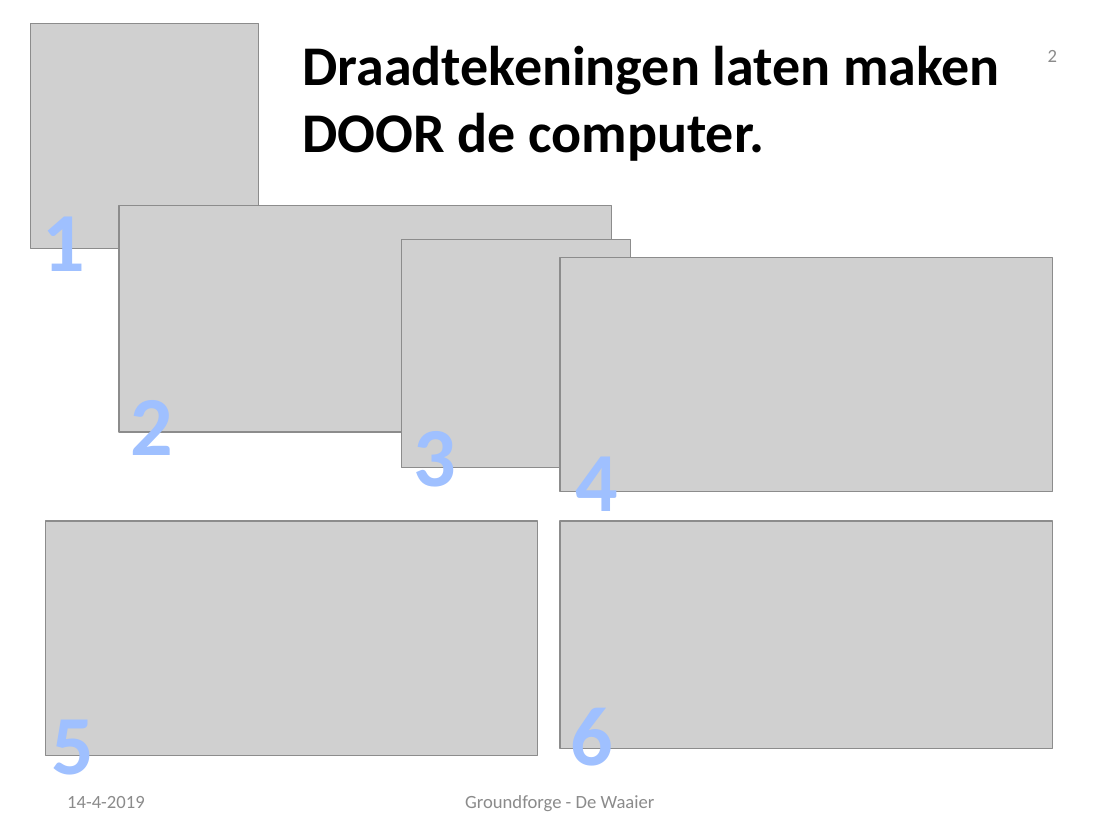
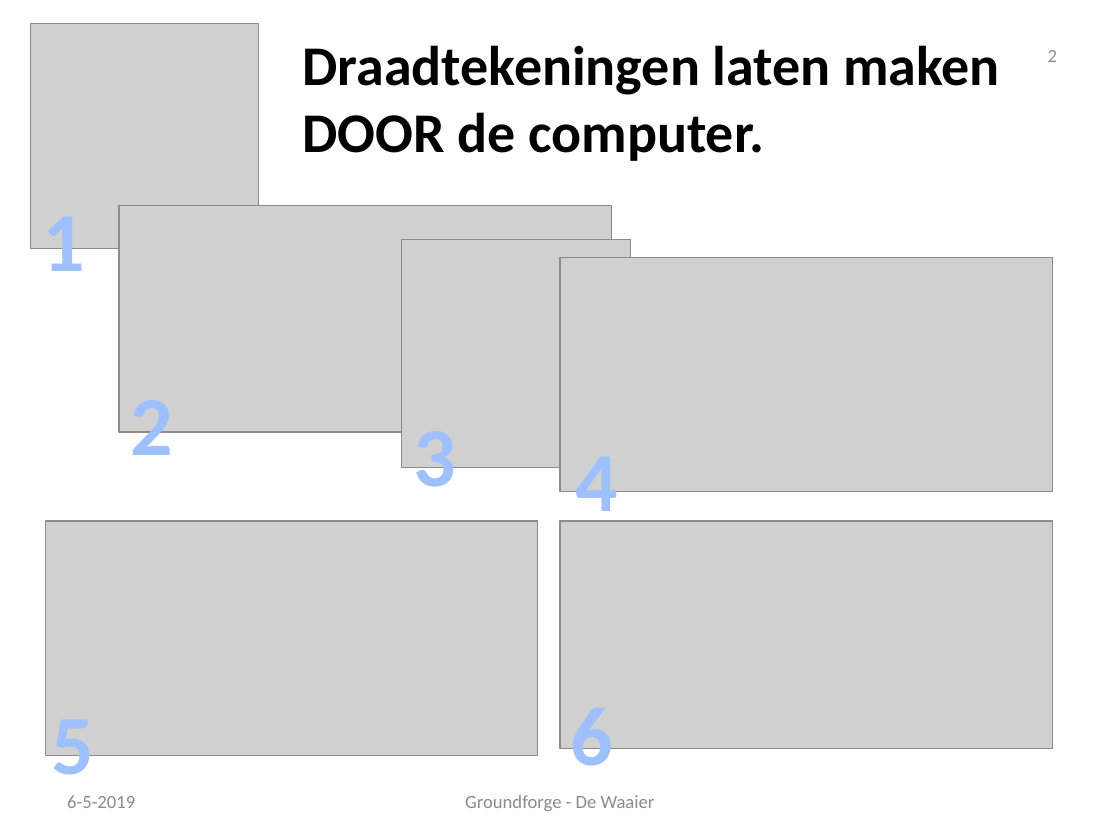
Before and after one commit to d-bl/GroundForge-help, a slide deck: slide 2 of docs/help/NL.pptx. Drawn at 1120x840 pixels with LibreOffice and Linux fonts; fonts in the diff are those of the drawing; grey boxes stand for pictures; background and template pictures are left out. Boxes give left, top, right and bottom in pixels: in the first picture for what was removed or moved away, otherwise in the second. Text is boxed around its words. In the diff, an @@ line names an element or a change of style, - is before the commit and + after.

```diff
--- a/docs/help/NL.pptx
+++ b/docs/help/NL.pptx
@@ text at <box>67,795,135,808</box>: text changed @@
-14-4-2019
+6-5-2019
```
Also in this commit, not shown: 9 other slides changed, 4 slides added, 8 slides removed, 1 other file.
